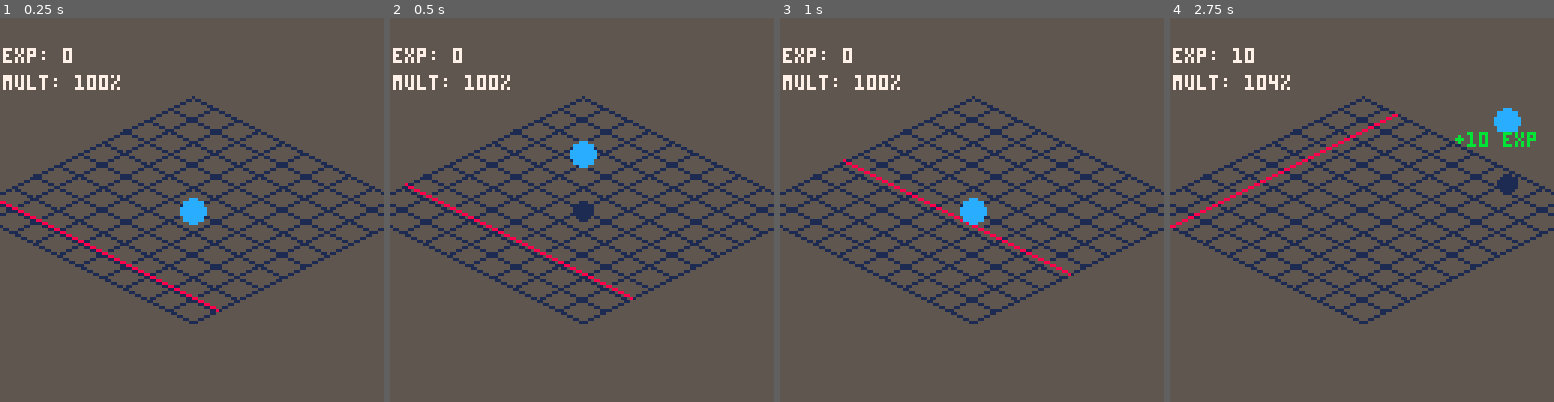
Above: before the commit, frames 1-4 (left to right).
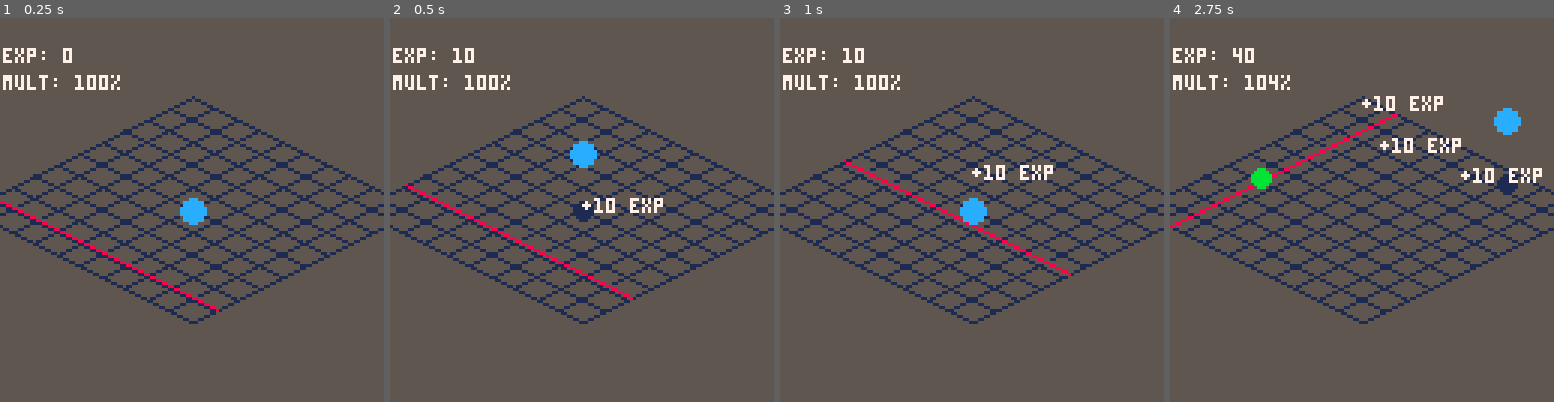
Above: after the commit, the same moments.

Repository: mamoru-miyagawa/pico8_prototypes
Game: PICO-8 cartridge jump_rope/jump_rope.p8
Same seed, same stepped clock (60 frames per second), same inputs: the game is played once before the commit and once after it.
Inputs:
- Up to frame 1 (0.25 s): no input
- Up to frame 2 (0.5 s): tap X (X key) at 0.33 s
- Up to frame 3 (1 s): tap O (Z key) at 0.7 s
- Up to frame 4 (2.75 s): tap X (X key) at 1.07, 1.85 s; hold Right 1.6-2.1 s; tap O (Z key) at 1.7, 2.1, 2.5 s; hold Up 2.15-2.42 s; hold Right from 2.47 s (still down)

Frame 1 is identical in both runs. In frame 2, 0.5% of the frame differs, in the area x 16-72%, y 7-51%; in frame 3, 0.5%; in frame 4, 1.6%, in the area x 16-97%, y 7-45%.

Commit message:
Add files via upload

Diff:
--- a/jump_rope/jump_rope.p8
+++ b/jump_rope/jump_rope.p8
@@ -36,6 +36,12 @@
 -- popup state
 local popups = {}
 
+-- collectible state
+local collectible_x, collectible_y = 0, 0
+local collectible_active = false
+local collectible_timer = 0
+local collectible_lifespan = 5 * 30 -- 5 seconds at 30 frames per second
+
 -- convert 3d world coordinates to 2d screen coordinates
 -- the isometric projection formula is:
 -- screen_x = (x - y) * scale
@@ -44,6 +50,14 @@
   local ix = (x - y) * scale + camera_x
   local iy = (x + y) * 0.5 * scale - z * scale + camera_y
   return ix, iy
+end
+
+-- spawns a collectible item at a random position
+function spawn_collectible()
+  collectible_x = rnd(s * 2) - s
+  collectible_y = rnd(s * 2) - s
+  collectible_active = true
+  collectible_timer = collectible_lifespan
 end
 
 -- reset the line and its direction, with double line logic
@@ -117,6 +131,7 @@
   successful_jumps = 0
   is_double_challenge = false
   popups = {}
+  collectible_active = false
   reset_line()
 end
 
@@ -162,6 +177,12 @@
   if (btnp(🅾️) or btnp(❎)) and on_ground then
     pvz = jump_power
     on_ground = false
+    -- gain experience on every jump
+    local exp_gain = flr(10 * multiplier)
+    experience += exp_gain
+    add(popups, {
+      x = px, y = py, z = pz, text = "+"..exp_gain.." exp", life = 60
+    })
   end
 
   -- apply gravity to the player's z-velocity
@@ -186,42 +207,36 @@
     line_y += line_speed
     if line_y > s then
       reset_line()
-      local exp_gain = flr(10 * multiplier)
-      experience += exp_gain
-      add(popups, {
-        x = px, y = py, z = pz, text = "+"..exp_gain.." exp", life = 30
-      })
-      multiplier = min(multiplier + 0.05, 1.5)
+      multiplier += 0.05
       if not is_double_challenge then
         successful_jumps += 1
+      end
+      if not collectible_active and rnd(1) < 0.5 then
+        spawn_collectible()
       end
     end
   elseif line_direction == 1 then
     line_x += line_speed
     if line_x > s then
       reset_line()
-      local exp_gain = flr(10 * multiplier)
-      experience += exp_gain
-      add(popups, {
-        x = px, y = py, z = pz, text = "+"..exp_gain.." exp", life = 30
-      })
-      multiplier = min(multiplier + 0.05, 1.5)
+      multiplier += 0.05
       if not is_double_challenge then
         successful_jumps += 1
+      end
+      if not collectible_active and rnd(1) < 0.5 then
+        spawn_collectible()
       end
     end
   elseif line_direction == 2 then
     line_y -= line_speed
     if line_y < -s then
       reset_line()
-      local exp_gain = flr(10 * multiplier)
-      experience += exp_gain
-      add(popups, {
-        x = px, y = py, z = pz, text = "+"..exp_gain.." exp", life = 30
-      })
-      multiplier = min(multiplier + 0.05, 1.5)
+      multiplier += 0.05
       if not is_double_challenge then
         successful_jumps += 1
+      end
+      if not collectible_active and rnd(1) < 0.5 then
+        spawn_collectible()
       end
     end
   end
@@ -232,44 +247,59 @@
       line2_y += line_speed
       if line2_y > s then
         reset_line()
-        local exp_gain = flr(10 * multiplier)
-        experience += exp_gain
-        add(popups, {
-          x = px, y = py, z = pz, text = "+"..exp_gain.." exp", life = 30
-        })
-        multiplier = min(multiplier + 0.05, 1.5)
+        multiplier += 0.05
         if not is_double_challenge then
           successful_jumps += 1
+        end
+        if not collectible_active and rnd(1) < 0.5 then
+          spawn_collectible()
         end
       end
     elseif line2_direction == 1 then
       line2_x += line_speed
       if line2_x > s then
         reset_line()
-        local exp_gain = flr(10 * multiplier)
-        experience += exp_gain
-        add(popups, {
-          x = px, y = py, z = pz, text = "+"..exp_gain.." exp", life = 30
-        })
-        multiplier = min(multiplier + 0.05, 1.5)
+        multiplier += 0.05
         if not is_double_challenge then
           successful_jumps += 1
+        end
+        if not collectible_active and rnd(1) < 0.5 then
+          spawn_collectible()
         end
       end
     elseif line2_direction == 2 then
       line2_y -= line_speed
       if line2_y < -s then
         reset_line()
-        local exp_gain = flr(10 * multiplier)
-        experience += exp_gain
-        add(popups, {
-          x = px, y = py, z = pz, text = "+"..exp_gain.." exp", life = 30
-        })
-        multiplier = min(multiplier + 0.05, 1.5)
+        multiplier += 0.05
         if not is_double_challenge then
           successful_jumps += 1
         end
-      end
+        if not collectible_active and rnd(1) < 0.5 then
+          spawn_collectible()
+        end
+      end
+    end
+  end
+
+  -- check for collectible collision
+  if collectible_active and on_ground then
+    local dist_x = px - collectible_x
+    local dist_y = py - collectible_y
+    if sqrt(dist_x*dist_x + dist_y*dist_y) < 2 then
+      multiplier += 0.1
+      collectible_active = false
+      add(popups, {
+        x = px, y = py, z = pz, text = "+10% mult!", life = 60
+      })
+    end
+  end
+
+  -- update collectible timer
+  if collectible_active then
+    collectible_timer -= 1
+    if collectible_timer <= 0 then
+      collectible_active = false
     end
   end
 
@@ -282,6 +312,7 @@
         hit = true
       end
     elseif line_direction == 1 then
+      -- corrected collision logic to fix the bug
       if px > line_x - 1 and px < line_x + 1 then
         hit = true
       end
@@ -307,7 +338,7 @@
 
   -- update popups
   for p in all(popups) do
-    p.z += 1
+    p.z += .5
     p.life -= 1
     if p.life <= 0 then
       del(popups, p)
@@ -379,6 +410,12 @@
     end
   end
 
+  -- draw the collectible if active
+  if collectible_active then
+    local cx, cy = to_iso(collectible_x, collectible_y, 0)
+    circfill(cx, cy, 3, 11) -- green collectible
+  end
+
   -- draw the player and shadow, with the shadow drawn first
   local player_iso_x, player_iso_y = to_iso(px, py, pz)
   local shadow_iso_x, shadow_iso_y = to_iso(px, py, 0)
@@ -387,8 +424,8 @@
 
   -- draw popups
   for p in all(popups) do
-    local popup_iso_x, popup_iso_y = to_iso(p.x, p.y, p.z)
-    print(p.text, popup_iso_x, popup_iso_y, 11)
+    local px, py = to_iso(p.x, p.y, p.z)
+    print(p.text, px, py, 7)
   end
 
   print("exp: "..flr(experience), 1, 10, 7)
Not shown, changed: jump_rope/jump_rope.js
